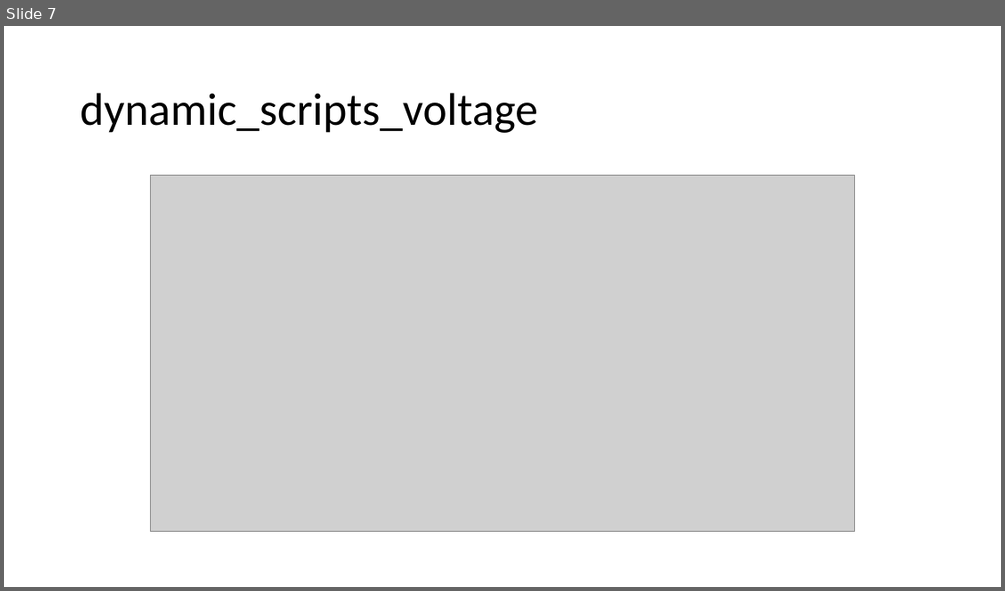
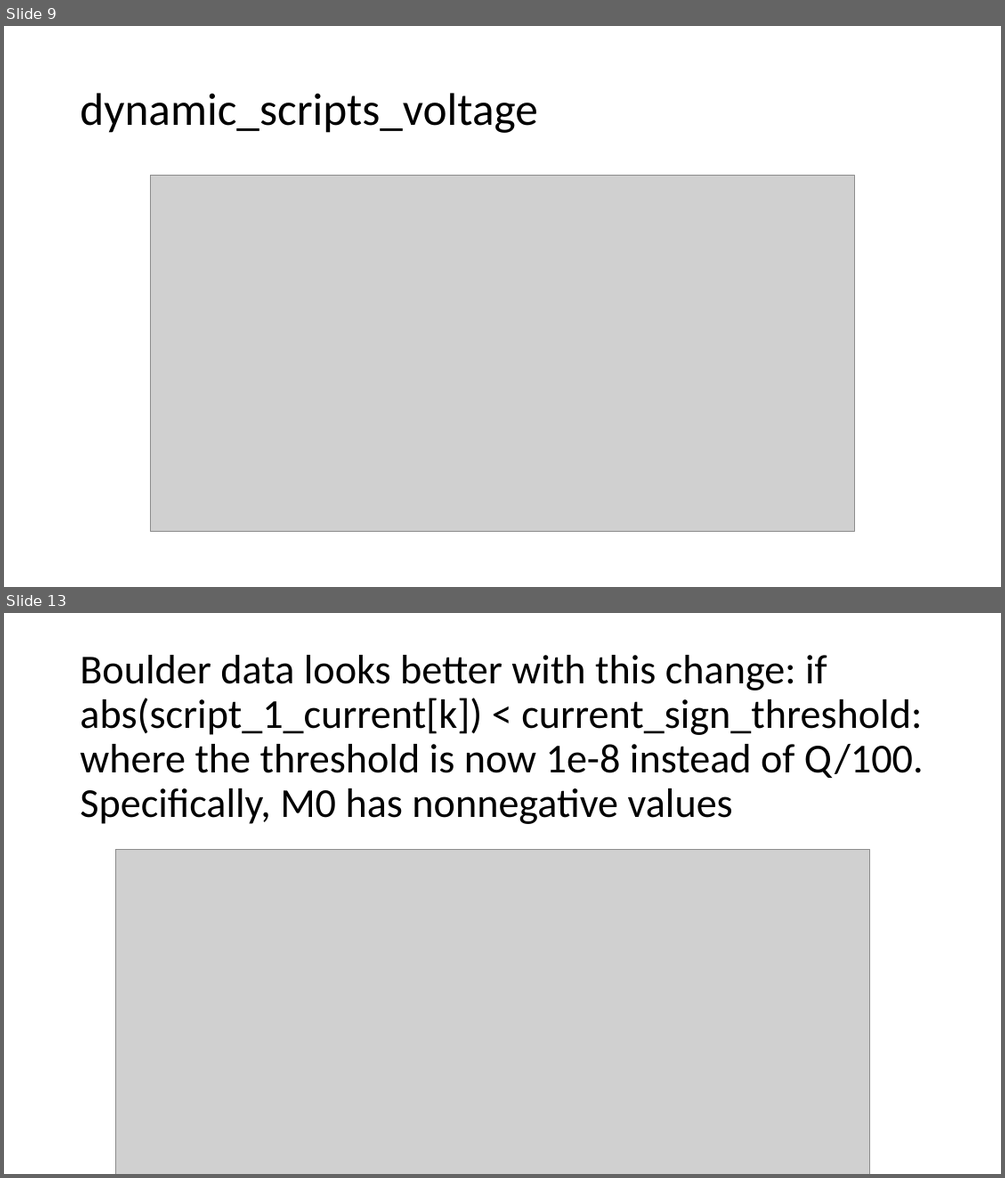
Before and after one commit to novakovicluka97/battery_parameter_parsing, a slide deck: Docs/First output model for Typhoon 15.10.2022.pptx. Shown one above the other, each under a label of ours: slide 7 before the commit, slides 9 and 13 after it; the slides between them are not shown. The pictures are 1005x591 and 1005x1178 pixels, drawn with LibreOffice and Linux fonts; fonts in the diff are those of the drawing; grey boxes stand for pictures. Boxes give left, top, right and bottom in pixels: in the first picture for what was removed or moved away, otherwise in the second. Text is boxed around its words. In the diff, an @@ line names an element or a change of style, - is before the commit and + after.

```diff
--- a/Docs/First output model for Typhoon 15.10.2022.pptx
+++ b/Docs/First output model for Typhoon 15.10.2022.pptx
@@ slide 13 added at (4, 613, 1001, 1174), background #FFFFFF @@
@@ title added at (80, 655, 923, 824), 39.6 pt, text #000000 @@
+Boulder data looks better with this change: if abs(script_1_current[k]) < current_sign_threshold: where the threshold is now 1e-8 instead of Q/100.
+Specifically, M0 has nonnegative values
@@ picture added at (115, 850, 869, 1174) @@
@@ what was slide 7 is now slide 9 @@
```
Also in this commit, not shown: 2 slides changed, 8 other slides added, 1 slide removed, 5 other files.
